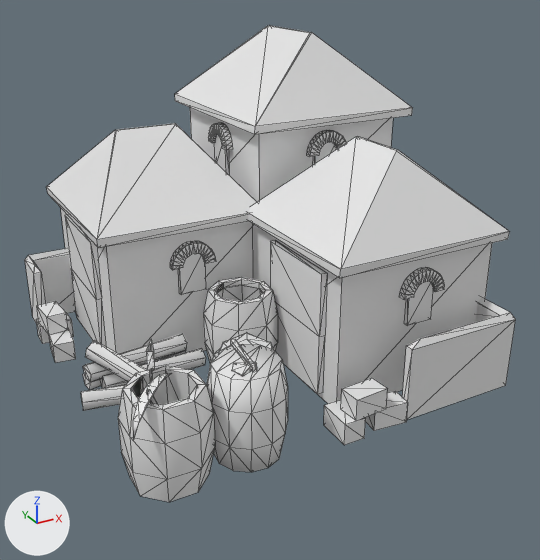
Before and after pictures for a commit that changed the COLLADA model art/meshes/structural/kartlians/storehouse.dae.
One viewpoint serves both versions: a 50 mm camera at (-11.7, -22.5, 13.8) aimed at (0.1, -1.0, 3.1). Arrows for +X, +Y and +Z are at lower left; the lights stay in place. The first picture is the older version. Mesh edges are drawn as thin lines. Where no turn or scale is listed for an object, it has been applied to the vertices. Vertices at exactly the same position are counted once.

The first picture shows 'storehouse'.
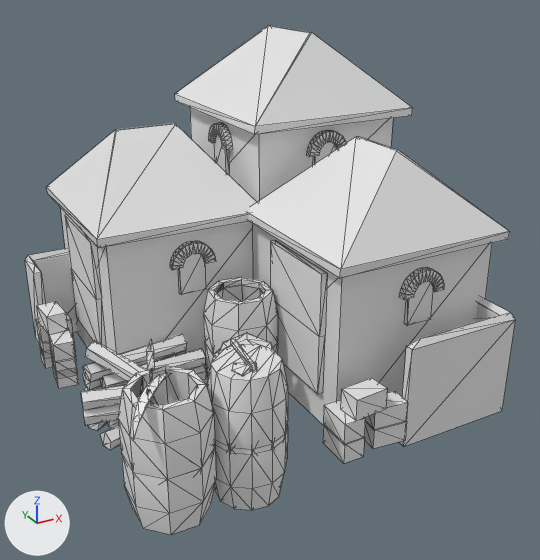
Where the newer file only moved an object's origin or applied its transform, the numbers keep the older frame.

What differs and where, as boxes [x1, y1, x2, y2] in the pictures (540 x 560 px; the box of a moved part takes in the faces that stretch with it):
'storehouse', reshaped (7% taller): before [25, 26, 516, 502]; after [25, 26, 516, 535]
part 1 of me_cubo_141, added: after [190, 366, 206, 380]
part 2 of me_cubo_141, added: after [83, 404, 120, 425]
part 3 of me_cubo_141, added (mostly hidden): after [205, 343, 278, 377]
part 4 of me_cubo_141, added: after [121, 447, 216, 535]
part 5 of me_cubo_141, added: after [214, 426, 288, 510]
part 6 of me_cubo_141, added: after [364, 421, 407, 449]
part 7 of me_cubo_141, added: after [323, 424, 364, 463]
part 8 of me_cubo_141, added: after [39, 337, 76, 359]
part 9 of me_cubo_141, added: after [50, 347, 78, 379]
part 10 of me_cubo_141, added: after [40, 347, 77, 369]
part 11 of me_cubo_141, added: after [52, 359, 79, 388]
part 12 of me_cubo_141, added (mostly hidden): after [107, 420, 119, 428]
part 13 of me_cubo_141, added: after [88, 422, 107, 430]
part 14 of me_cubo_141, added: after [100, 425, 121, 450]
part 15 of me_cubo_141, moved or reshaped: before [25, 209, 516, 419]; after [25, 209, 516, 446]

Diff of the bpy script that builds the scene:
```diff
--- a/art/meshes/structural/kartlians/storehouse.dae.py
+++ b/art/meshes/structural/kartlians/storehouse.dae.py
@@ me_cubo_141 @@
-me_cubo_141.from_pydata(...)  # 1281 vertices, 2209 faces; spans x -7.13..6.77, y -7.06..7.08, z 0.01..11.06
+me_cubo_141.from_pydata(...)  # 1501 vertices, 2529 faces; spans x -7.13..6.77, y -7.06..7.08, z -1.37..11.06
+# me_cubo_141 part 1: the loose piece of 10 vertices spanning x -6.16..-2.46, y -1.09..-0.3, z 0.17..0.77 is copied, and the copy is moved by (0.0, 0.0, -0.57); it spans x -6.16..-2.46, y -1.09..-0.3, z -0.41..0.2
+# me_cubo_141 part 2: the loose piece of 10 vertices spanning x -7.11..-3.38, y -2.37..-1.08, z 0.17..0.77 is copied, and the copy is moved by (0.0, 0.0, -0.57); it spans x -7.11..-3.38, y -2.37..-1.08, z -0.41..0.2
+# me_cubo_141 part 3: the loose piece of 32 vertices spanning x -2.19..-0.17, y -2.21..-0.18, z 0.41..2.79 is copied, and the copy is scaled about its middle by 1.25, then moved by (0.0, 0.0, -1.23); it spans x -2.44..0.08, y -2.46..0.07, z -1.11..1.86
+# me_cubo_141 part 4: the loose piece of 32 vertices spanning x -2.19..-0.17, y -2.21..-0.18, z 0.41..2.79 is copied, and the copy is turned 96.4 degrees about the z axis through its middle and scaled by 1.25, then moved by (-4.63, -4.65, -1.23); it spans x -7.02..-4.59, y -7.06..-4.63, z -1.11..1.86
+# me_cubo_141 part 5: the loose piece of 48 vertices spanning x -4.5..-2.12, y -7.03..-4.65, z 0.01..3.08 is copied, and the copy is moved by (0.0, 0.0, -1.38); it spans x -4.5..-2.12, y -7.03..-4.65, z -1.37..1.71
+# me_cubo_141 part 6: the loose piece of 8 vertices spanning x 0.6..1.86, y -6.99..-6.14, z 0.04..0.77 is copied, and the copy is moved by (0.0, 0.0, -0.68); it spans x 0.6..1.86, y -6.99..-6.14, z -0.65..0.09
+# me_cubo_141 part 7: the loose piece of 8 vertices spanning x -0.63..0.12, y -7.05..-5.85, z 0.04..0.77 is copied, and the copy is moved by (0.0, 0.0, -0.68); it spans x -0.63..0.12, y -7.05..-5.85, z -0.65..0.09
+# me_cubo_141 part 8: the loose piece of 8 vertices spanning x -7.12..-5.92, y 3.83..4.58, z 0.04..0.77 is copied, and the copy is moved by (0.0, 0.0, -0.66); it spans x -7.12..-5.92, y 3.83..4.58, z -0.63..0.11
+# me_cubo_141 part 9: the loose piece of 8 vertices spanning x -7.06..-6.22, y 2.1..3.35, z 0.04..0.77 is copied, and the copy is moved by (0.0, 0.0, -0.66); it spans x -7.06..-6.22, y 2.1..3.35, z -0.63..0.11
+# me_cubo_141 part 10: the loose piece of 8 vertices spanning x -7.12..-5.92, y 3.83..4.58, z 0.04..0.77 is copied, and the copy is moved by (0.0, 0.0, -1.09); it spans x -7.12..-5.92, y 3.83..4.58, z -1.05..-0.31
+# me_cubo_141 part 11: the loose piece of 8 vertices spanning x -7.06..-6.22, y 2.1..3.35, z 0.04..0.77 is copied, and the copy is moved by (0.0, 0.0, -1.09); it spans x -7.06..-6.22, y 2.1..3.35, z -1.05..-0.31
+# me_cubo_141 part 12: the loose piece of 10 vertices spanning x -6.61..-2.88, y -0.58..0.53, z 0.17..0.77 is copied, and the copy is turned 22.1 degrees about the z axis through its middle, then moved by (0.27, -0.23, -1.27); it spans x -6.23..-2.72, y -1.44..0.92, z -1.1..-0.5
+# me_cubo_141 part 13: the loose piece of 10 vertices spanning x -6.61..-2.88, y -0.58..0.53, z 0.17..0.77 is copied, and the copy is turned 27.1 degrees about the z axis through its middle, then moved by (-0.42, 0.17, -1.27); it spans x -6.86..-3.47, y -1.16..1.45, z -1.1..-0.5
+# me_cubo_141 part 14: the loose piece of 10 vertices spanning x -7.11..-3.38, y -2.37..-1.08, z 0.17..0.77 is copied, and the copy is turned 27.1 degrees about the z axis through its middle, then moved by (0.41, 0.13, -1.27); it spans x -6.69..-2.98, y -2.43..-0.77, z -1.1..-0.5
+# me_cubo_141 part 15: 24 vertices moved from x -6.94..6.26, y -6.85..6.5, z 0.01 to x -6.94..6.26, y -6.85..6.5, z -1.02..-0.93
+# other edits to the shape of me_cubo_141 do not show in these pictures
 me_cubo_141.materials.append(mat_text_kartli)
```
